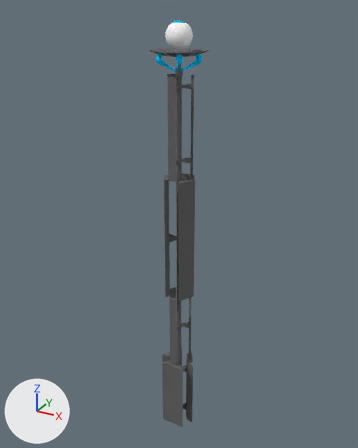
What one commit did to the Blender file Assets/Models/RoomObjects/Observer/eyeradarfinal.blend.
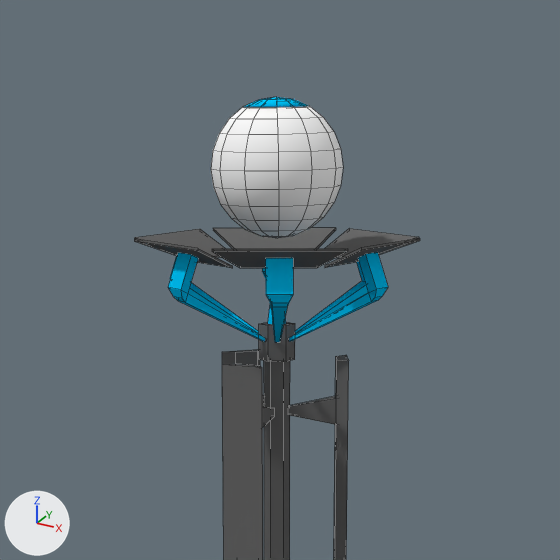
Each version appears first whole from a 50 mm camera at (3.3, -6.01, 6.75) aimed at (-0.08, 0.15, 3.67), and next in a close-up on the part from 34% to 67% of the width and 0% to 26% of the height. Arrows for +X, +Y and +Z are at lower left; the lights stay in place. The older version's two pictures come first. The close-ups show mesh edges as thin lines.

Names of what the first close-up shows: 'Eyeball', 'Spire'.
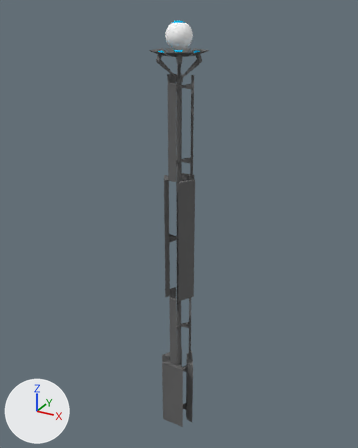
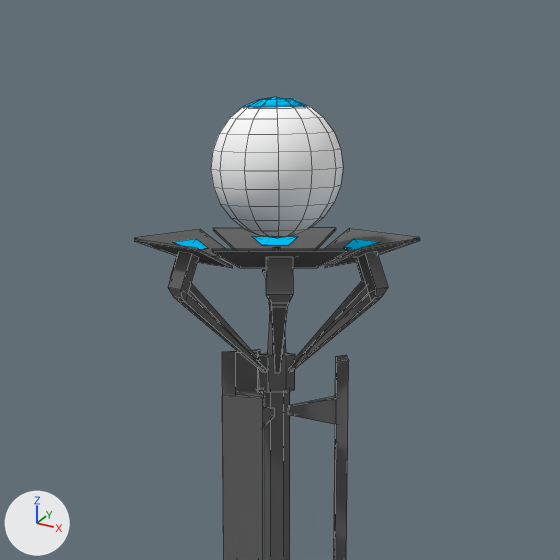
Pixel boxes [x1, y1, x2, y2] of what changed, in the close-ups (560 x 560 px; the box of a moved part takes in the faces that stretch with it):
part 1 of me_sphere_001, moved or reshaped: before [179, 281, 376, 560]; after [173, 236, 379, 560]
part 2 of me_sphere_001, recoloured (cyan to dark grey): before [168, 252, 388, 342]; after [168, 247, 388, 373]

The change, as a list of edits to the scene's bpy script:
```text
Change me_sphere_001:
    used by ob_spire; location = (0.0, 0.0, 6.171)
    remove me_sphere_001.from_pydata(...)  # 421 vertices, 334 faces; spans x -0.35..0.35, y -0.39..0.39, z -6.19..0.05
    add me_sphere_001.from_pydata(...)  # 445 vertices, 358 faces; spans x -0.35..0.35, y -0.39..0.39, z -6.19..0.05
    me_sphere_001 part 1
    6 faces are deleted
    30 vertices in x -0.04..0.04, y -0.05..0.05, z -0.27..-0.21 move by (0.0, 0.0, -0.09)
    22 vertices in x -0.06..0.06, y -0.2..0.05, z -0.27..-0.18 move by (0.0, 0.0, -0.08)
    3 vertices in x 0.0, y -0.01..0.01, z 0.0 move by (0.0, 0.0, 0.02)
    4 vertices move from x 0.0, y 0.0, z 0.0 to x -0.01..0.01, y 0.0, z 0.02
    24 vertices are added at x -0.3..0.3, y -0.29..0.29, z 0.01..0.03
    30 new faces join them, mat_iris (cyan #00c7ff)
    me_sphere_001 part 2: 90 faces spanning x -0.32..0.32, y -0.3..0.3, z -0.31..0.02 switch from mat_iris (cyan #00c7ff) to mat_darkgrey (dark grey #696969)
```
